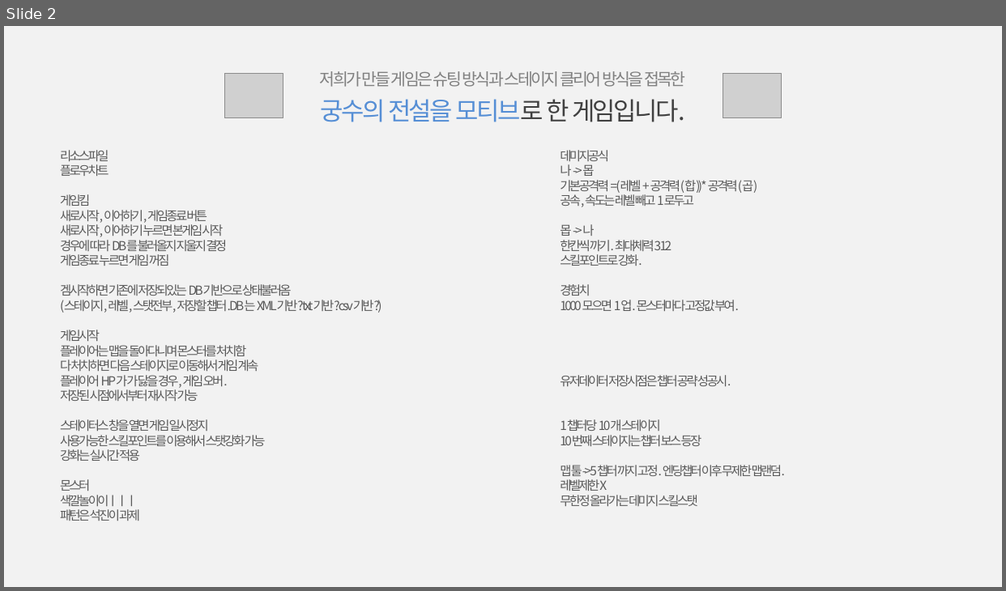
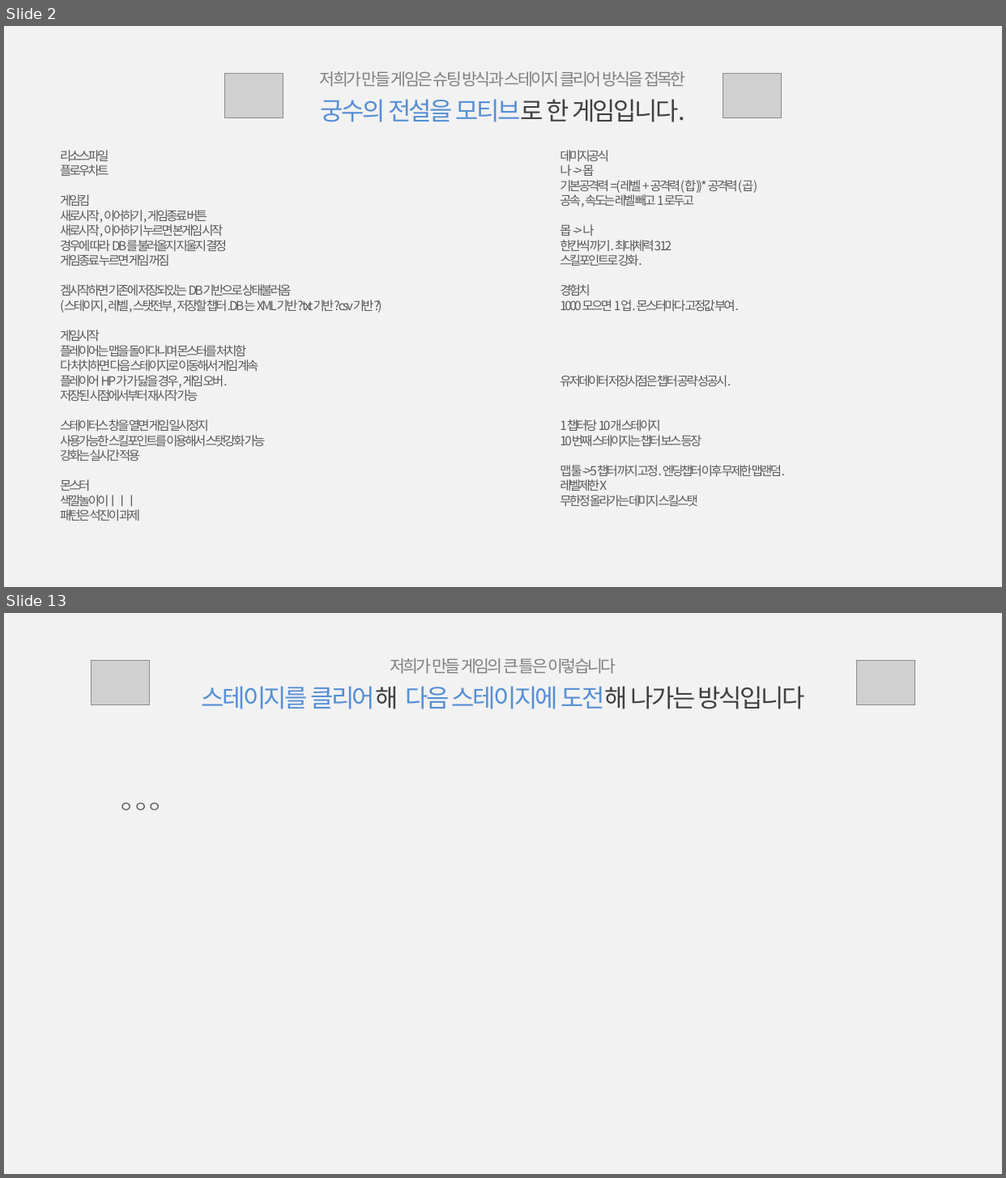
Before and after one commit to Hanel99/inha_1stproject, a slide deck: 기타/1차중간프로젝트_세부기획_白팀_강석진윤준혁.pptx. Shown one above the other, each under a label of ours: slide 2 before the commit, slides 2 and 13 after it; the slides between them are not shown. The pictures are 1006x591 and 1006x1178 pixels, drawn with LibreOffice and Linux fonts; fonts in the diff are those of the drawing; grey boxes stand for pictures. Boxes give left, top, right and bottom in pixels: in the first picture for what was removed or moved away, otherwise in the second. Text is boxed around its words. In the diff, an @@ line names an element or a change of style, - is before the commit and + after.

```diff
--- a/기타/1차중간프로젝트_세부기획_白팀_강석진윤준혁.pptx
+++ b/기타/1차중간프로젝트_세부기획_白팀_강석진윤준혁.pptx
@@ slide 13 added at box(4, 613, 1002, 1174), background #F2F2F2 @@
@@ picture added at box(91, 661, 149, 706) @@
@@ text added at box(202, 658, 804, 709), 18 pt, text #558ED5 @@
+저희가 만들 게임의 큰 틀은 이렇습니다
+스테이지를 클리어해 다음 스테이지에 도전해 나가는 방식입니다
@@ picture added at box(856, 661, 914, 706) @@
@@ text added at box(120, 803, 162, 811), 11 pt, text #595959 @@
+ㅇㅇㅇ
```
Also in this commit, not shown: 2 slides changed, 11 other slides added, 1 slide removed, 1 other file.
